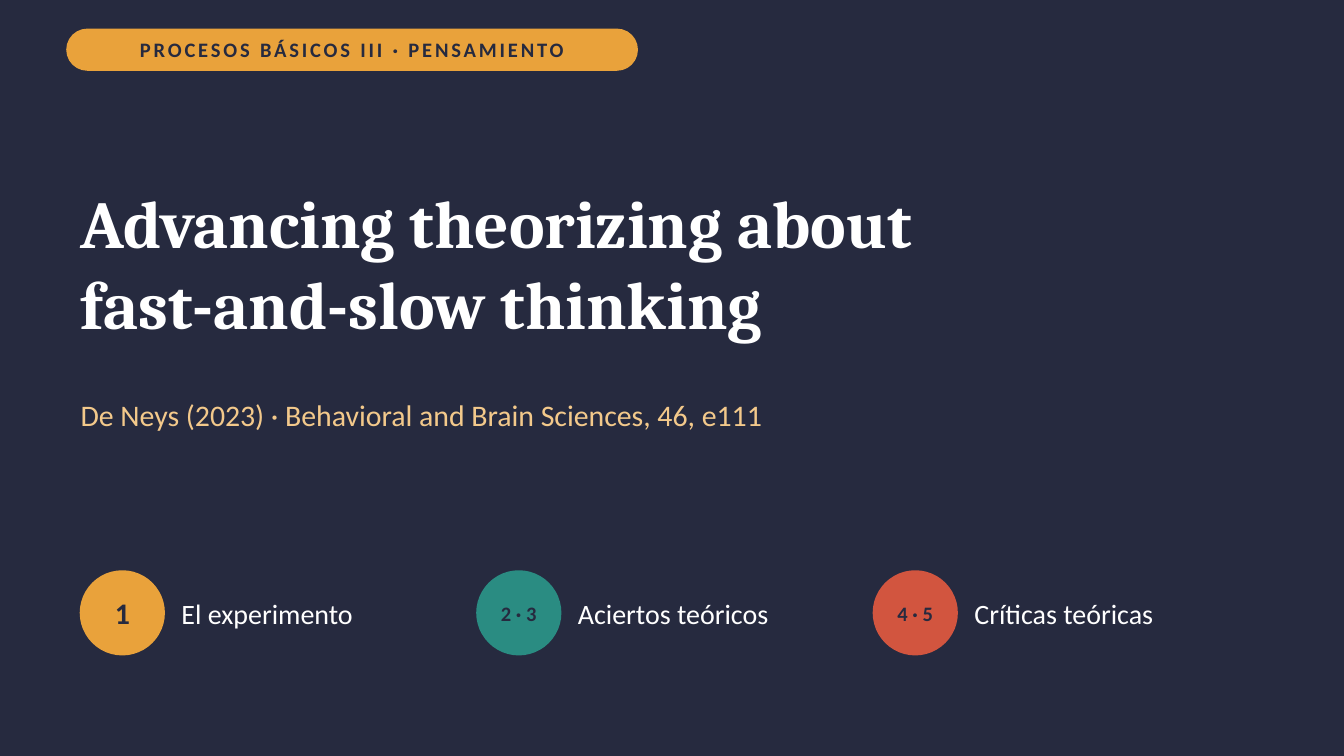
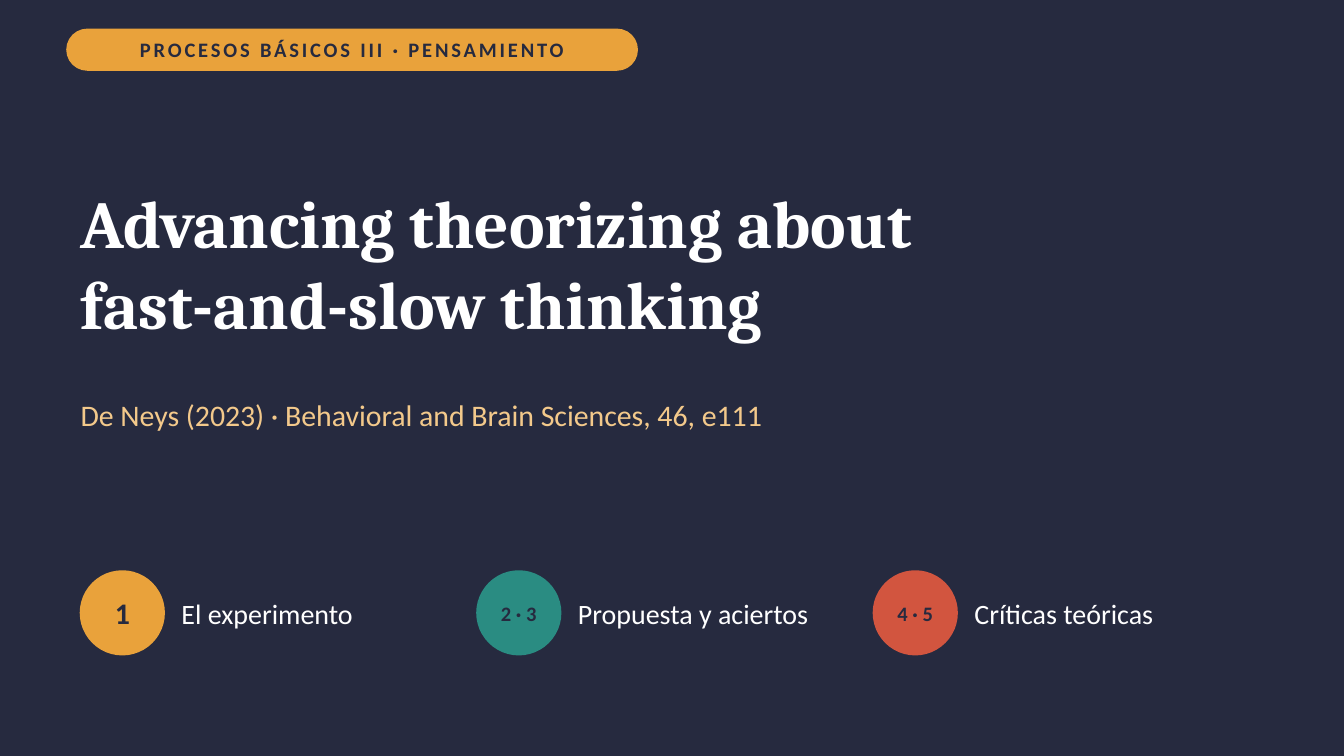
Before and after one commit to Franco4447/psicologia-favaloro, a slide deck: slide 1 of 2do Año/Procesos Básicos III/6_Entregables/U03_PresentacionArticulo_FastAndSlowThinking_Diapositivas.pptx. Drawn at 1344x756 pixels with LibreOffice and Linux fonts; fonts in the diff are those of the drawing. Boxes give left, top, right and bottom in pixels: in the first picture for what was removed or moved away, otherwise in the second. Text is boxed around its words. In the diff, an @@ line names an element or a change of style, - is before the commit and + after.

```diff
--- a/2do Año/Procesos Básicos III/6_Entregables/U03_PresentacionArticulo_FastAndSlowThinking_Diapositivas.pptx
+++ b/2do Año/Procesos Básicos III/6_Entregables/U03_PresentacionArticulo_FastAndSlowThinking_Diapositivas.pptx
@@ text at (578, 604, 808, 629): text changed @@
-Aciertos teóricos
+Propuesta y aciertos
```
Also in this commit, not shown: 2 other slides changed, 3 other files.
